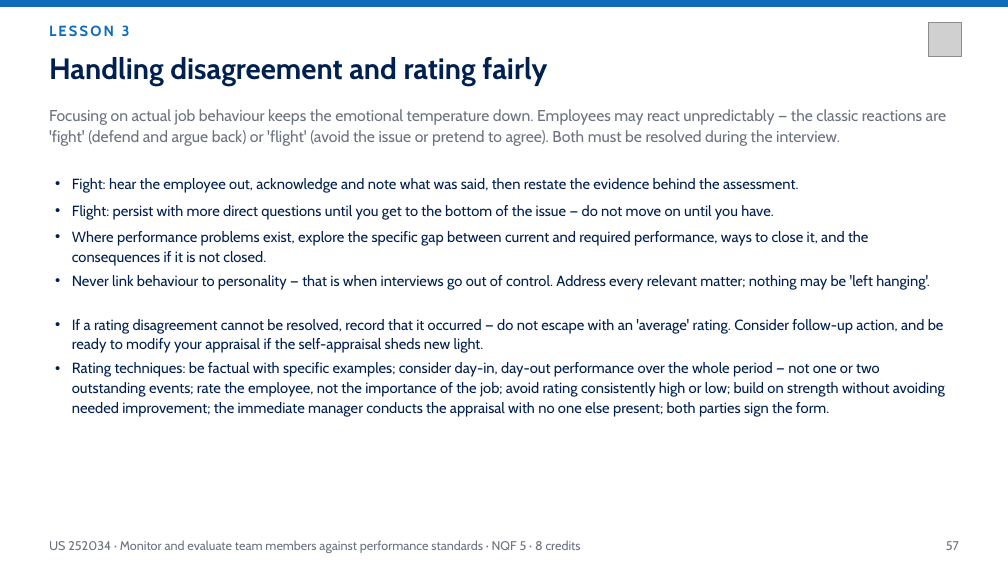
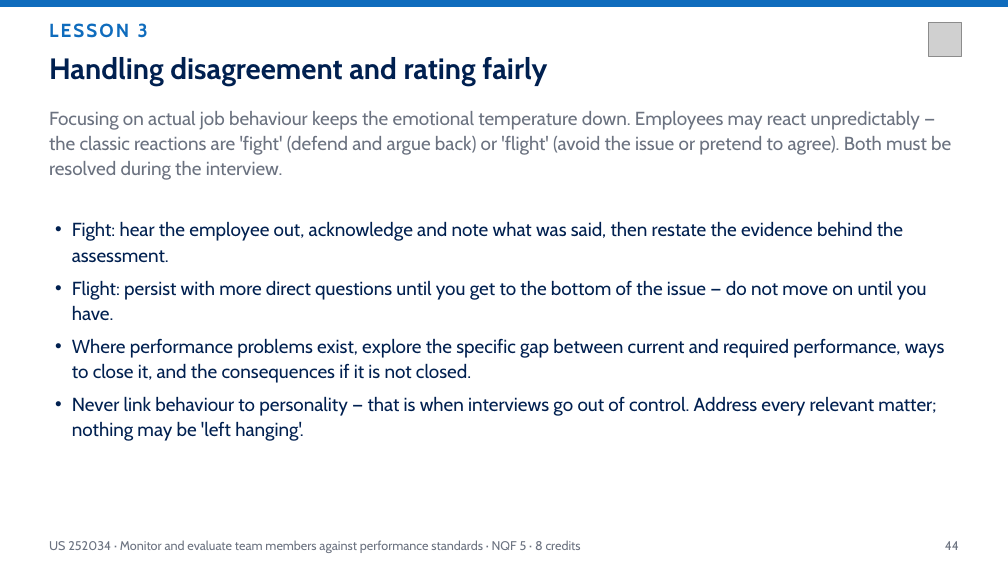
Before and after one commit to andrekyle/ITsystemsupport, a slide deck: slide 44 of public/downloads/US-252034-Monitor-Evaluate-Performance.pptx (slide 57 before the commit). Drawn at 1008x567 pixels with LibreOffice and Linux fonts; fonts in the diff are those of the drawing; grey boxes stand for pictures. Boxes give left, top, right and bottom in pixels: in the first picture for what was removed or moved away, otherwise in the second. Text is boxed around its words. In the diff, an @@ line names an element or a change of style, - is before the commit and + after.

Commit message:
Deck standard: 18pt minimum with measured no-overflow layout, quizzes removed from decks; 252034 regenerated (49 slides / 44 pages)

```diff
--- a/public/downloads/US-252034-Monitor-Evaluate-Performance.pptx
+++ b/public/downloads/US-252034-Monitor-Evaluate-Performance.pptx
@@ text "Focusing on actual job behaviour ..." at (49, 111, 951, 180): size 15 to 18 pt @@
@@ text "Fight: hear the employee out, ...": place and size @@
-text "Fight: hear the employee out, ..." at (72, 178, 799, 193)
+text "Fight: hear the employee out, ..." at (72, 221, 903, 263)
@@ text "Flight: persist with more direct ...": place and size @@
-text "Flight: persist with more direct ..." at (72, 205, 773, 220)
+text "Flight: persist with more direct ..." at (72, 280, 927, 320)
@@ text "Where performance problems exist, explore ...": place and size @@
-text "Where performance problems exist, explore ..." at (72, 231, 868, 266)
+text "Where performance problems exist, explore ..." at (72, 338, 945, 383)
@@ text removed at (72, 319, 944, 353) @@
-• If a rating disagreement cannot be resolved, record that it occurred — do not escape with an 'average' rating. Consider follow-up action, and be ready to modify your appraisal if the self-appraisal sheds new light.
@@ size 14 to 18 pt in 5 elements at (49, 23, 148, 38), (72, 221, 903, 263), (72, 280, 927, 320), (72, 338, 945, 383), (72, 396, 936, 441) @@
@@ text "Never link behaviour to personality ...": place and size @@
-text "Never link behaviour to personality ..." at (72, 275, 929, 290)
+text "Never link behaviour to personality ..." at (72, 396, 936, 441)
@@ text removed at (72, 362, 945, 417) @@
-• Rating techniques: be factual with specific examples; consider day-in, day-out performance over the whole period — not one or two outstanding events; rate the employee, not the importance of the job; avoid rating consistently high or low; build on strength without avoiding needed improvement; the immediate manager conducts the appraisal with no one else present; both parties sign the form.
@@ text at (945, 541, 959, 550): text changed @@
-57
+44
```
Also in this commit, not shown: 32 other slides changed, 15 slides added, 34 slides removed, 4 other files.
